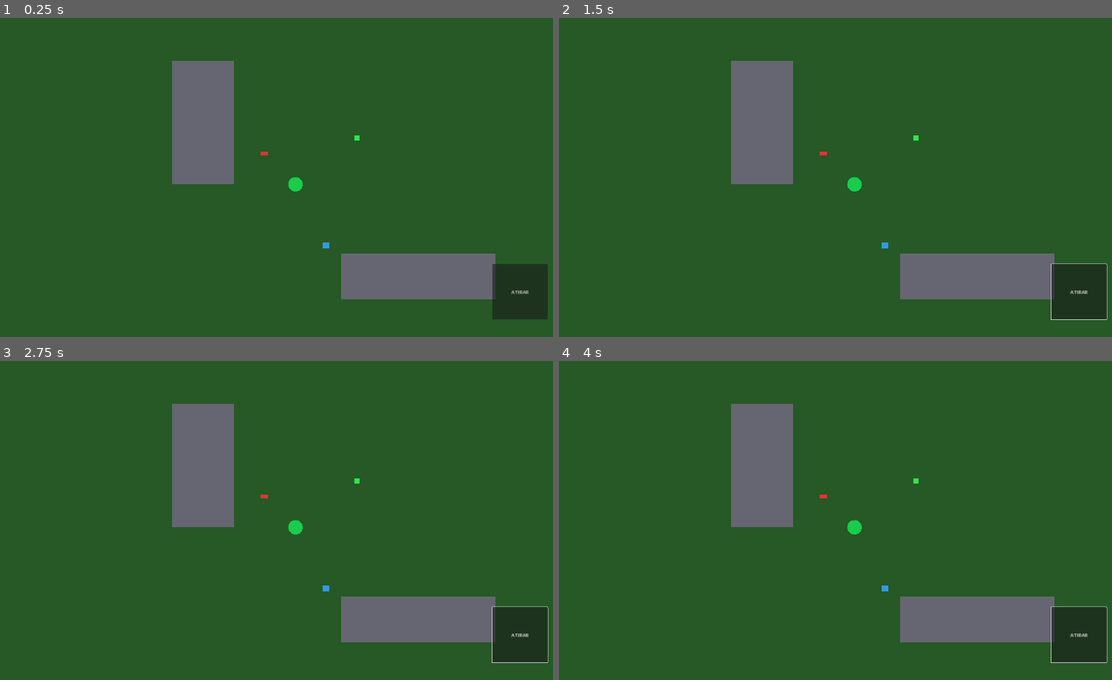
Above: before the commit, frames 1-4 (two rows, left to right).
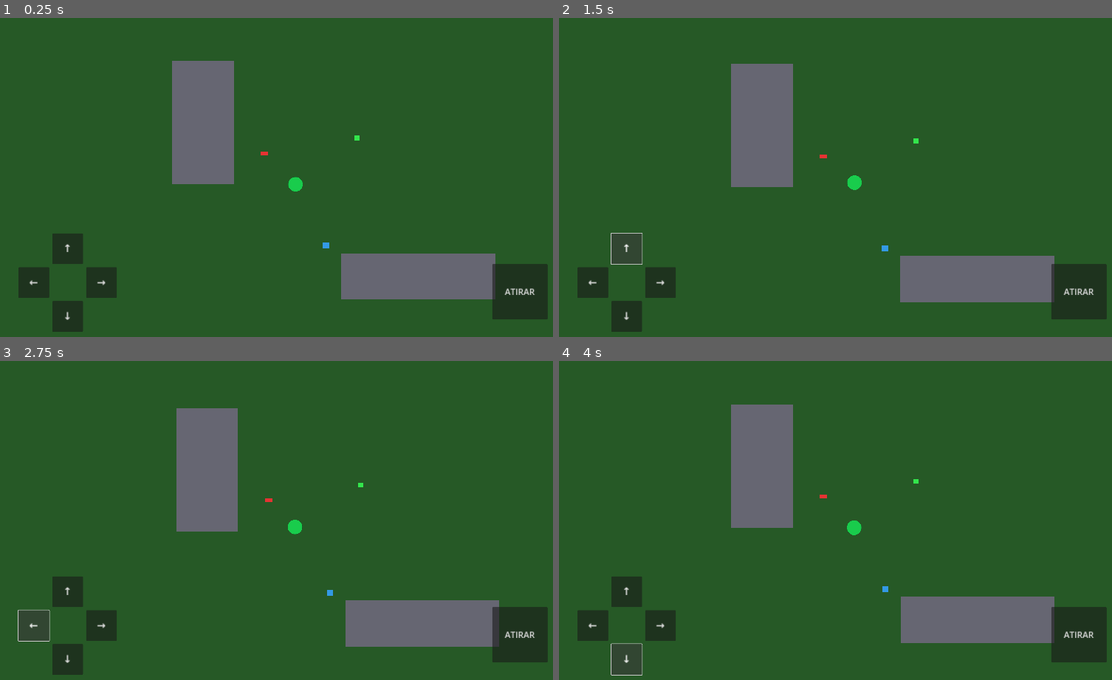
Above: after the commit, the same moments.

Repository: Pedra12/FreeFire2D
Game: Godot game, scene res://scenes/Main.tscn
The game is run twice, just before and just after one commit, with the same random seed, the same clock (stepped at 60 frames per second) and the same inputs.
Inputs (mouse positions are in pixels of both pictures, inside the frame that each line leads up to):
- Up to frame 1 (0.25 s): no input
- Up to frame 2 (1.5 s): click "ATIRAR" at 0.5 s; click (625, 247) at 1.25 s, where only the run after the commit has a clickable "↑"
- Up to frame 3 (2.75 s): click (33, 625) at 2 s, where only the run after the commit has a clickable "←"
- Up to frame 4 (4 s): click (658, 625) at 2.75 s, where only the run after the commit has a clickable "→"; click (625, 660) at 3.5 s, where only the run after the commit has a clickable "↓"

The runs differ from the first frame. In frame 1, 2.2% of the frame differs, in the area x 3-97%, y 67-99%; in frame 2, 2.6%; in frame 3, 3.7%, in the area x 3-100%, y 13-99%; in frame 4, 2.0%.

Commit message:
Add mobile movement controls

Diff:
--- a/scripts/Main.gd
+++ b/scripts/Main.gd
@@ -65,10 +65,28 @@
 
 func setup_mobile_ui(player: CharacterBody2D) -> void:
 	var canvas := CanvasLayer.new()
+
+	# Direcional touch à esquerda. Também mantém os controles de teclado.
+	_add_move_button(canvas, "↑", Vector2(170, 700), "ui_up")
+	_add_move_button(canvas, "←", Vector2(60, 810), "ui_left")
+	_add_move_button(canvas, "→", Vector2(280, 810), "ui_right")
+	_add_move_button(canvas, "↓", Vector2(170, 920), "ui_down")
+
 	var shoot_btn := Button.new()
 	shoot_btn.text = "ATIRAR"
 	shoot_btn.custom_minimum_size = Vector2(180, 180)
 	shoot_btn.position = Vector2(1600, 800)
+	shoot_btn.add_theme_font_size_override("font_size", 28)
 	shoot_btn.pressed.connect(Callable(player, "shoot"))
 	canvas.add_child(shoot_btn)
 	add_child(canvas)
+
+func _add_move_button(canvas: CanvasLayer, label: String, button_position: Vector2, action: String) -> void:
+	var button := Button.new()
+	button.text = label
+	button.custom_minimum_size = Vector2(100, 100)
+	button.position = button_position
+	button.add_theme_font_size_override("font_size", 34)
+	button.button_down.connect(func() -> void: Input.action_press(action))
+	button.button_up.connect(func() -> void: Input.action_release(action))
+	canvas.add_child(button)
